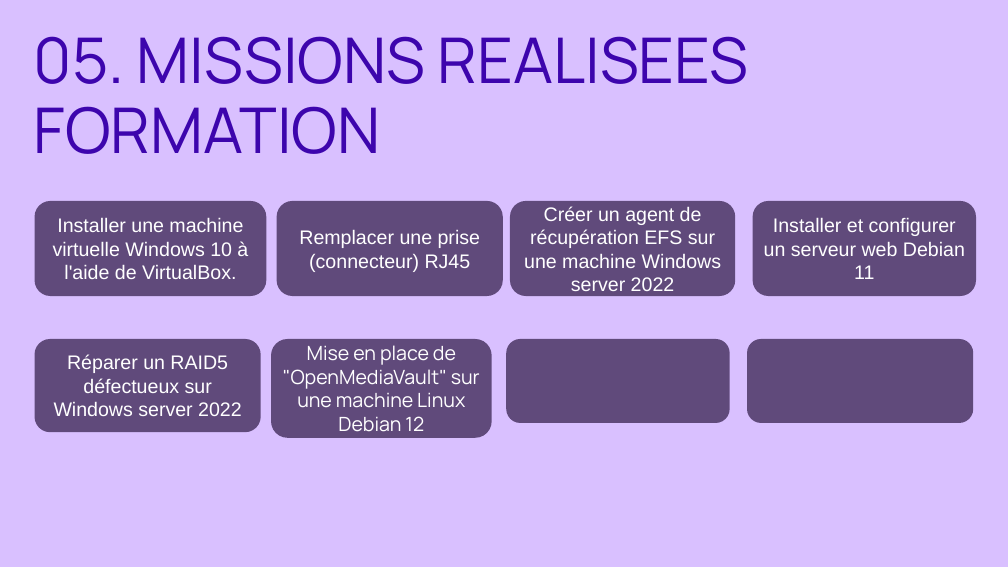
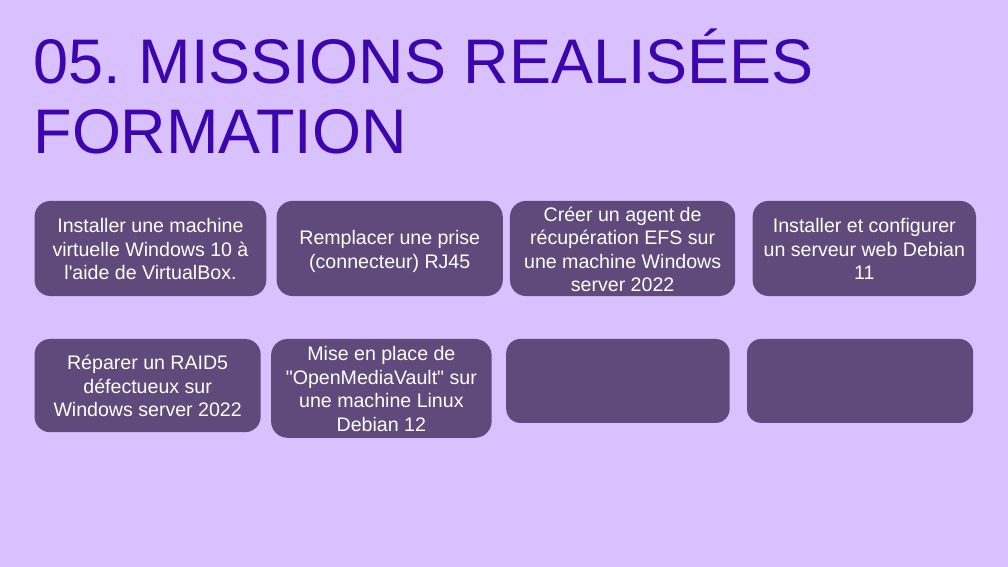
Before and after one commit to adamopendel/portfolio, a slide deck: slide 10 of Parcours_de_professionnalisation_E5_diapo.pptx. Drawn at 1008x567 pixels with LibreOffice and Linux fonts; fonts in the diff are those of the drawing. Boxes give left, top, right and bottom in pixels: in the first picture for what was removed or moved away, otherwise in the second. Text is boxed around its words. In the diff, an @@ line names an element or a change of style, - is before the commit and + after.

```diff
--- a/Parcours_de_professionnalisation_E5_diapo.pptx
+++ b/Parcours_de_professionnalisation_E5_diapo.pptx
@@ text at <box>34,34,814,154</box>: text changed; font Manrope to Arial @@
-05. MISSIONS REALISEES FORMATION
+05. MISSIONS REALISÉES FORMATION
@@ rounded rectangle "Mise en place de "OpenMediaVault" ..." at <box>271,339,492,438</box>: font Manrope to Arial @@
```
Also in this commit, not shown: 14 other slides changed, 1 slide removed, 21 other files.
